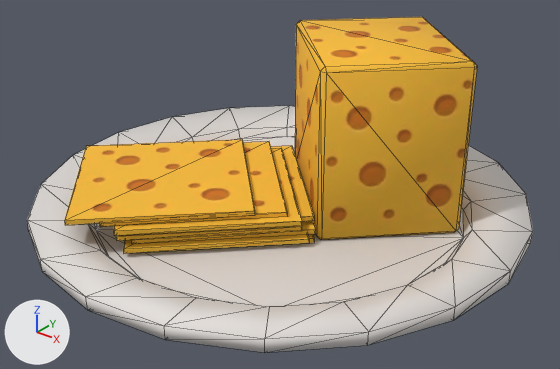
Renders of the glTF model assets/scene/models/CheeseDisplay.glb from each side of a commit.
Camera for both pictures: a camera (50 mm lens) standing at (0.812, -1.015, 0.691) and looking at (0.025, -0.032, 0.081). Arrows for +X, +Y and +Z are at lower left; the lights stay in place. The first picture is the older version. Mesh edges are drawn as thin lines. Objects named as collision shapes, trigger or cutter boxes, shadow casters or lower levels of detail are left out. Where no turn or scale is listed for an object, it has been applied to the vertices. Vertices at exactly the same position are counted once.

Before the edit, the objects in view are built like this:
```python
me_plane_043 = bpy.data.meshes.new('Plane.043')
me_plane_043.from_pydata(...)  # 208 vertices, 376 faces; spans x -0.453..0.453, y -0.453..0.453, z 0.0..0.328
# faces by material slot: [140, 236]
me_plane_043.materials.append(mat_ingredients)  # picture img_ingredients
me_plane_043.materials.append(mat_metallic)  # picture img_colorpalette
ob_cheesedisplay = bpy.data.objects.new('CheeseDisplay', me_plane_043)
ob_cheesedisplay.location = (0.0, 0.0, 0.0)
```
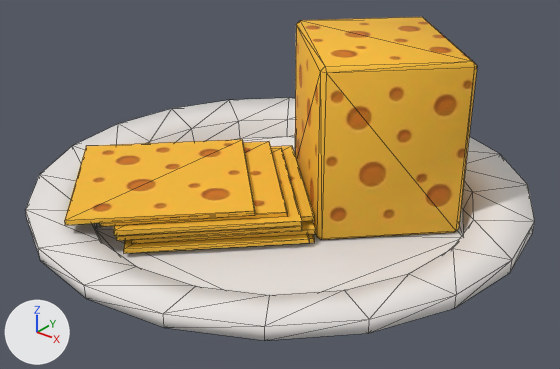
Pixel boxes [x1, y1, x2, y2] of what changed, in the pictures (560 x 369 px; the box of a moved part takes in the faces that stretch with it):
'CheeseDisplay', reshaped: before [27, 17, 533, 352]; after [26, 17, 535, 340]
part 1 of me_plane_043, moved or reshaped: before [27, 106, 533, 352]; after [26, 98, 535, 340]
part 2 of me_plane_043, edited (looks the same): [65, 17, 477, 253] in both
part 3 of me_plane_043, recoloured: before [88, 136, 472, 306]; after [92, 119, 474, 295]

What changed in the scene script:
```text
Add img_textureatlas:
    img_textureatlas = load_image('TextureAtlas', '_unpacked/TextureAtlas', 1024, 1024, 'sRGB')
Add mat_rough:
    mat_rough = principled_material('Rough')
    mat_rough.texture = img_textureatlas
    mat_rough.roughness = 0.8
Change me_plane_043:
    used by ob_cheesedisplay; location = (0.0, 0.0, 0.0)
    remove me_plane_043.from_pydata(...)  # 208 vertices, 376 faces; spans x -0.453..0.453, y -0.453..0.453, z 0.0..0.328
    add me_plane_043.from_pydata(...)  # 188 vertices, 336 faces; spans x -0.453..0.453, y -0.453..0.453, z 0.0..0.328
    me_plane_043 part 1
    40 vertices are removed from x -0.453..0.453, y -0.453..0.453, z 0.029..0.052
    120 faces are deleted
    20 vertices in x -0.354..0.354, y -0.354..0.354, z 0.035 move by (0.0, 0.0, 0.02)
    20 vertices move from x -0.354..0.354, y -0.354..0.354, z 0.012 to x -0.453..0.453, y -0.453..0.453, z 0.049
    20 new vertices lie (0.0, 0.0, 0.023) away from vertices in x -0.354..0.354, y -0.354..0.354, z 0.012
    80 new faces join them
    me_plane_043 part 2: 140 faces spanning x -0.377..0.309, y -0.365..0.326, z 0.017..0.328 switch from mat_ingredients (picture img_ingredients) to mat_rough (picture img_textureatlas)
    me_plane_043 part 3: 116 faces spanning x -0.453..0.453, y -0.453..0.453, z 0.0..0.055 switch from mat_metallic (picture img_colorpalette) to mat_rough (picture img_textureatlas)
```
